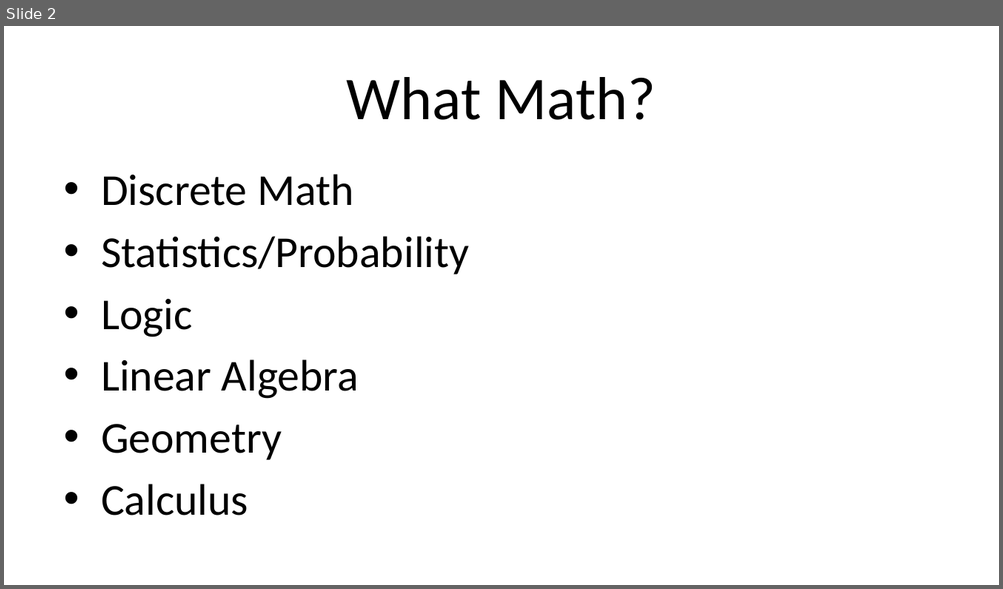
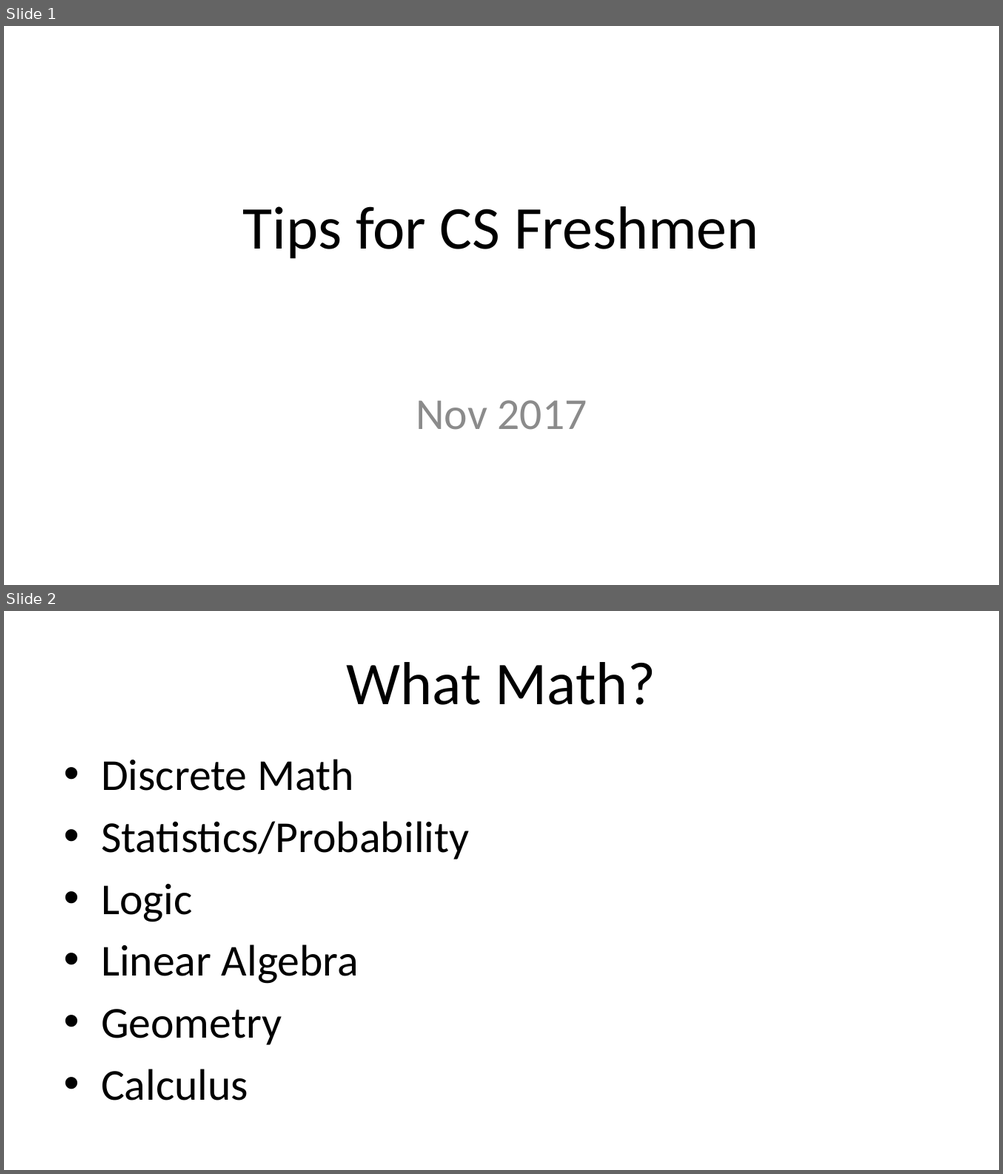
Before and after one commit to joeyajames/UsefulUtensils, a slide deck: Tips for CS Freshmen.pptx. Shown one above the other, each under a label of ours: slide 2 before the commit, slides 1 and 2 after it. The pictures are 1003x589 and 1003x1174 pixels, drawn with LibreOffice and Linux fonts; fonts in the diff are those of the drawing. Boxes give left, top, right and bottom in pixels: in the first picture for what was removed or moved away, otherwise in the second. Text is boxed around its words. In the diff, an @@ line names an element or a change of style, - is before the commit and + after.

Commit message:
Added bunch of ppt files
Startup funding, Sin/Cos, Recursion, Net Neutrality, Java Primitives, Tips for CS Freshmen

```diff
--- a/Tips for CS Freshmen.pptx
+++ b/Tips for CS Freshmen.pptx
@@ slide 1 added at [4, 26, 999, 585], background #FFFFFF @@
@@ title added at [243, 207, 759, 259], 44 pt, text #000000 @@
+Tips for CS Freshmen
@@ subtitle added at [415, 400, 587, 430], 32 pt, text #8C8C8C @@
+Nov 2017
```
Also in this commit, not shown: 2 slides changed, 2 slides removed, 1 other file.
